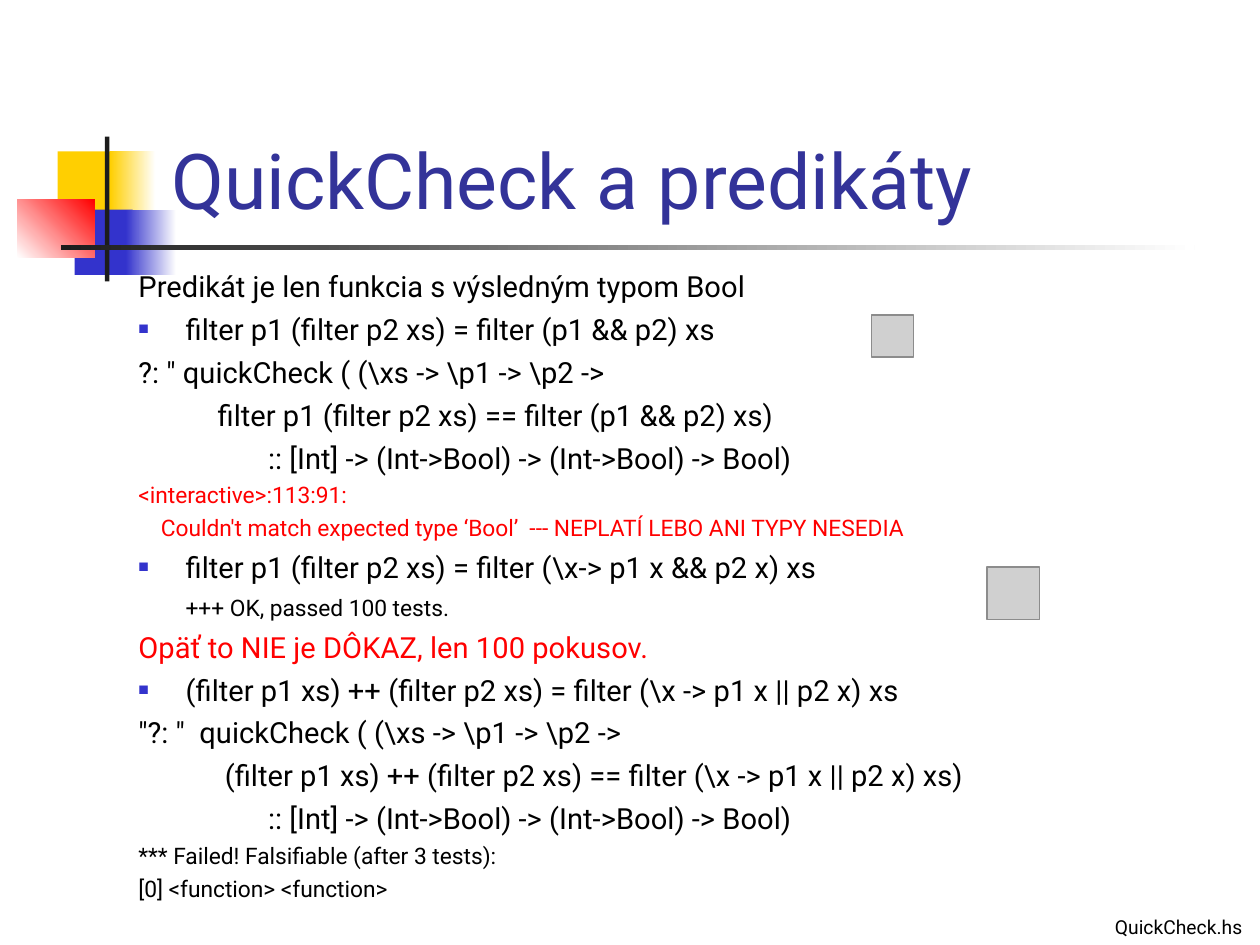
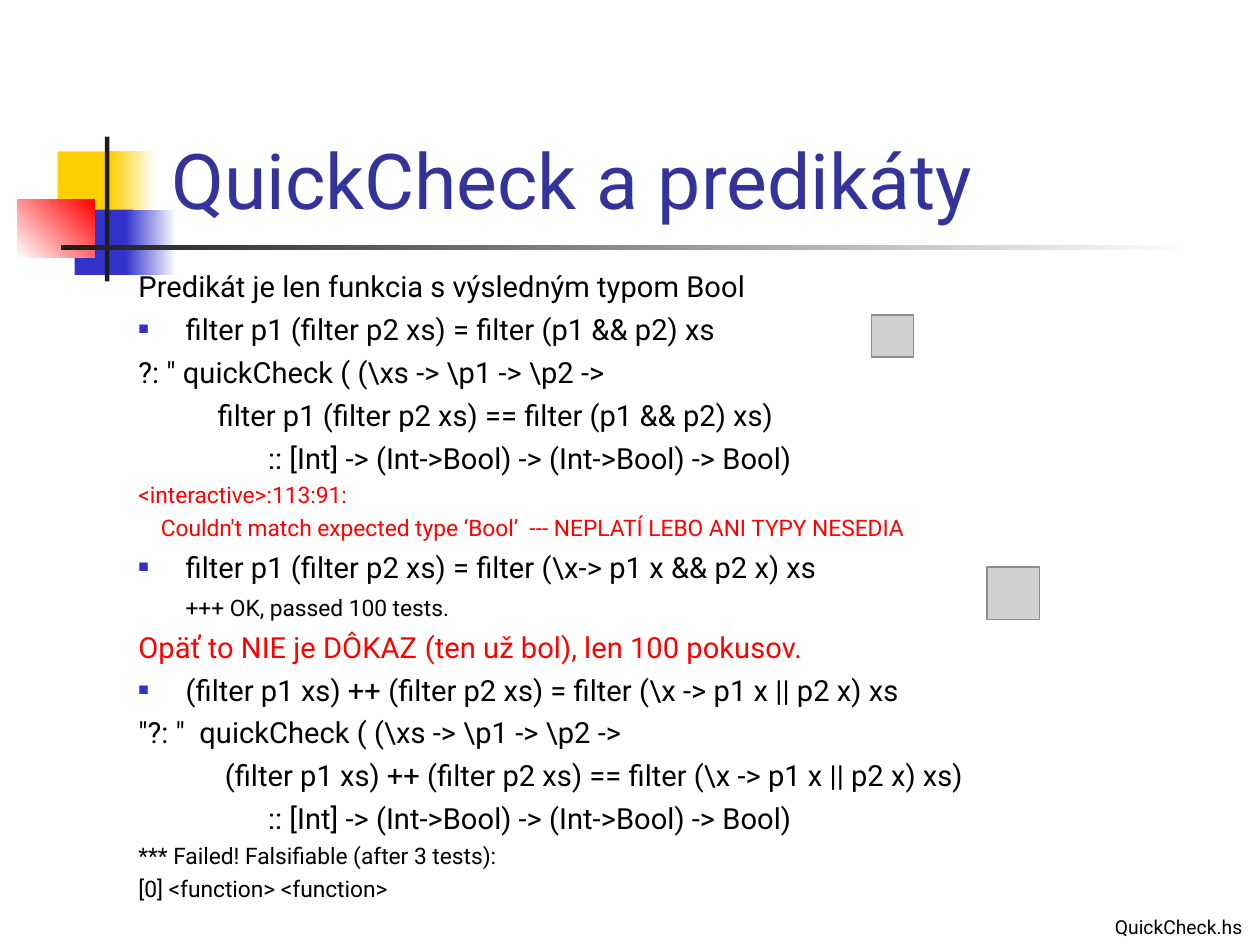
Before and after one commit to Funkcionalne/Prednasky, a slide deck: slide 11 of 02/02_fpro.ppt. Drawn at 1260x945 pixels with LibreOffice and Linux fonts; fonts in the diff are those of the drawing; grey boxes stand for pictures. Boxes give left, top, right and bottom in pixels: in the first picture for what was removed or moved away, otherwise in the second. Text is boxed around its words. In the diff, an @@ line names an element or a change of style, - is before the commit and + after.

```diff
--- a/02/02_fpro.ppt
+++ b/02/02_fpro.ppt
@@ text at bbox=[138, 631, 802, 665]: text changed @@
-Opäť to NIE je DÔKAZ, len 100 pokusov.
+Opäť to NIE je DÔKAZ (ten už bol), len 100 pokusov.
```
Also in this commit, not shown: 12 other slides changed, 2 other files.
